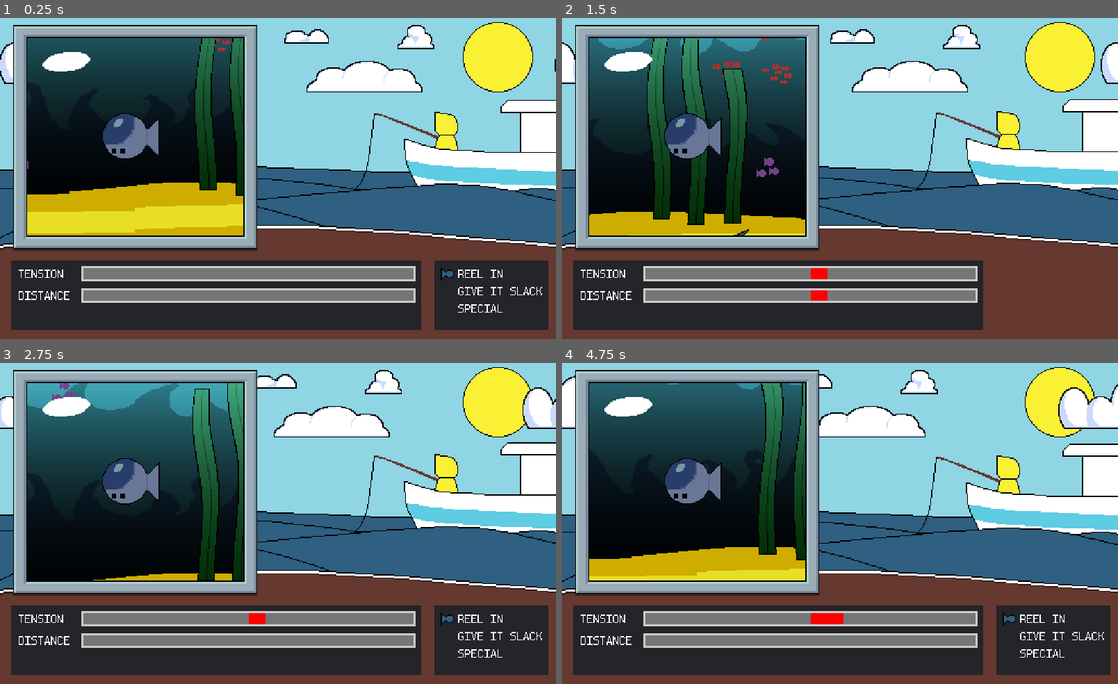
Above: before the commit, frames 1-4 (two rows, left to right).
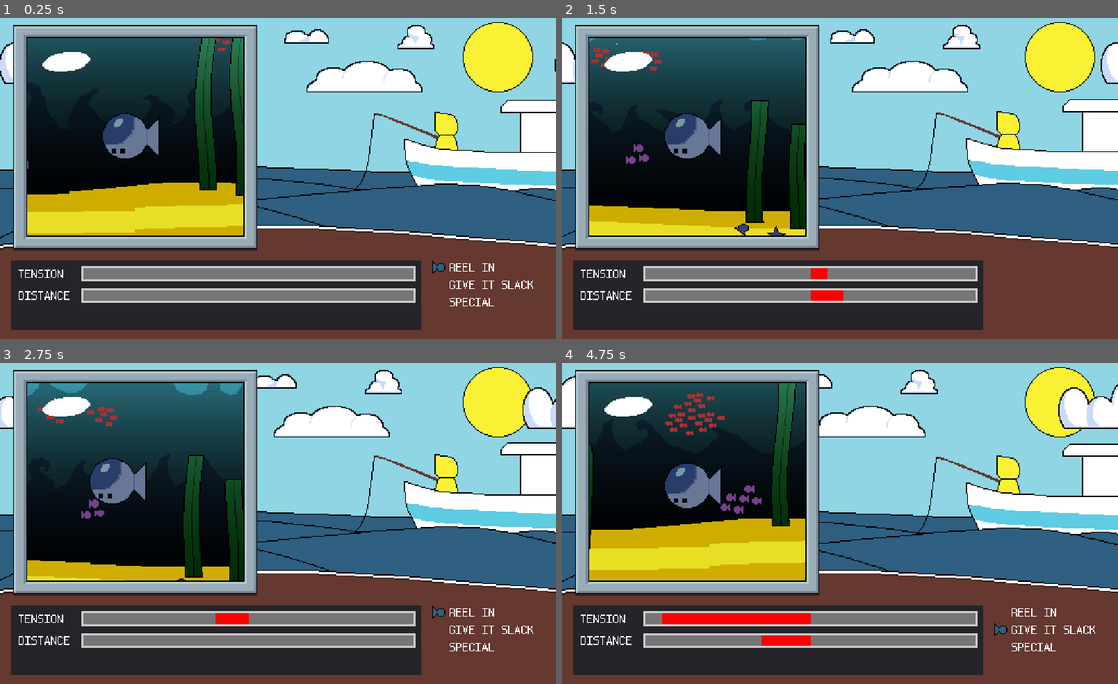
Above: after the commit, the same moments.

Repository: TateKennington/Battle-Fish-Saga
Game: Godot game, scene res://Battle.tscn
The game is run twice, just before and just after one commit, with the same random seed, the same clock (stepped at 60 frames per second) and the same inputs.
Inputs:
- Up to frame 1 (0.25 s): no input
- Up to frame 2 (1.5 s): tap Enter at 0.5 s; hold Up 0.53-1.28 s; tap Space at 0.6, 0.77, 1.07, 1.35 s; hold Down from 1.28 s (still down)
- Up to frame 3 (2.75 s): tap Space at 1.52, 1.82, 2.1 s; release Down at 2.03 s; hold Up from 2.03 s (still down)
- Up to frame 4 (4.75 s): tap Space at 2.85, 3.02, 3.32, 3.6, 3.77, 4.07, 4.35, 4.52 s; release Up at 3.53 s; hold Down from 3.53 s (still down)

The runs differ from the first frame. In frame 1, 4.4% of the frame differs, in the area x 77-99%, y 75-98%; in frame 2, 8.8%; in frame 3, 13%; in frame 4, 19%, in the area x 4-99%, y 6-98%.

Commit message:
Refactored menu into it's own component

Diff:
--- a/GUI/BattleGUI.gd
+++ b/GUI/BattleGUI.gd
@@ -7,16 +7,10 @@
 onready var tension_bar: TensionBar = $StatsPanel/Tension/TensionBar
 onready var distance_bar: TensionBar = $StatsPanel/Distance/DistanceBar
 
-const window_size = 3;
-
-var top = 0;
-var selected = 0;
 var moves_list;
 var current_menu;
 
 func change_menu(new_menu: String):
-	top = 0;
-	selected = 0;
 	current_menu = new_menu;
 	update_menu();
 
@@ -28,23 +22,10 @@
 	update_menu();
 
 func update_menu():
-	$MovesPanel.clear();
+	$Menu.clear();
 	for move in moves_list[current_menu]:
 		print(move)
-		$MovesPanel.add_move(move)
-	update_indicators();
-
-func update_indicators():
-	for i in range($MovesPanel/Items.get_child_count()):
-		$MovesPanel/Items.get_child(i).deactivate();
-		$MovesPanel/Items.get_child(i).visible = false;
-
-	for i in range(top, top+window_size):
-		if i >= $MovesPanel/Items.get_child_count():
-			break;
-		$MovesPanel/Items.get_child(i).visible = true;
-
-	$MovesPanel/Items.get_child(selected).activate();
+		$Menu.add_move(move)
 
 func set_tension(tension: float):
 	tension_bar.set_value(tension)
@@ -52,33 +33,20 @@
 func set_distance(distance: float):
 	distance_bar.set_value(distance)
 
-func _input(event):
-	if event is InputEventKey && event.is_pressed():
-		var key = event as InputEventKey;
-		if key.scancode == KEY_UP:
-			selected = selected - 1;
-		if key.scancode == KEY_DOWN:
-			selected = selected + 1;
-		if key.scancode == KEY_SPACE:
-			if moves_list[current_menu][selected] == "special":
-				change_menu("specials")
-				return;
-			if moves_list[current_menu][selected] == "back":
-				change_menu("basics")
-				return
-			deactivate();
-			emit_signal("choose_move", current_menu, selected);
-		selected = clamp(selected, 0, $MovesPanel/Items.get_child_count()-1)
-		if selected < top:
-			top = selected
-		if selected >= top + window_size:
-			top = selected - window_size + 1
-		update_indicators()
+func select_move(index: int):
+	if moves_list[current_menu][index] == "special":
+		change_menu("specials")
+		return;
+	if moves_list[current_menu][index] == "back":
+		change_menu("basics")
+		return
+	deactivate();
+	emit_signal("choose_move", current_menu, index);
 
 func activate():
 	set_process_input(true);
-	$MovesPanel.visible = true;
+	$Menu.visible = true;
 
 func deactivate():
 	set_process_input(false);
-	$MovesPanel.visible = false;
+	$Menu.visible = false;
--- a/GUI/BattleGUI.tscn
+++ b/GUI/BattleGUI.tscn
@@ -3,7 +3,7 @@
 [ext_resource path="res://GUI/Components/TensionBar/TensionBar.tscn" type="PackedScene" id=1]
 [ext_resource path="res://font.tres" type="BitmapFont" id=2]
 [ext_resource path="res://GUI/BattleGUI.gd" type="Script" id=3]
-[ext_resource path="res://GUI/MovesPanel.gd" type="Script" id=4]
+[ext_resource path="res://GUI/Components/Menu/Menu.tscn" type="PackedScene" id=4]
 [ext_resource path="res://GUI/Dashboard.png" type="Texture" id=5]
 
 [node name="BattleGUI" type="Control"]
@@ -80,27 +80,13 @@
 "_edit_use_anchors_": false
 }
 
-[node name="MovesPanel" type="Panel" parent="."]
-anchor_left = 0.785
+[node name="Menu" parent="." instance=ExtResource( 4 )]
+anchor_left = 0.777
 anchor_top = 1.0
 anchor_right = 1.0
 anchor_bottom = 1.0
-margin_left = -1.92001
+margin_left = 0.175995
 margin_top = -72.0
-margin_right = -7.0
+margin_right = -10.0
 margin_bottom = -8.0
-script = ExtResource( 4 )
-__meta__ = {
-"_edit_use_anchors_": false
-}
-
-[node name="Items" type="VBoxContainer" parent="MovesPanel"]
-anchor_right = 1.0
-anchor_bottom = 1.0
-margin_left = 6.0
-margin_top = 6.0
-margin_right = -5.0
-margin_bottom = -5.0
-__meta__ = {
-"_edit_use_anchors_": false
-}
+[connection signal="selected" from="Menu" to="." method="select_move"]
--- /dev/null
+++ b/GUI/Components/Menu/Menu.tscn
@@ -0,0 +1,12 @@
+[gd_scene load_steps=2 format=2]
+
+[ext_resource path="res://GUI/Menu.gd" type="Script" id=1]
+
+[node name="Menu" type="VBoxContainer"]
+margin_top = 124.0
+margin_right = 80.0
+margin_bottom = 152.0
+script = ExtResource( 1 )
+__meta__ = {
+"_edit_use_anchors_": false
+}
--- a/GUI/Components/MenuItem/MenuItem.tscn
+++ b/GUI/Components/MenuItem/MenuItem.tscn
@@ -3,7 +3,6 @@
 [ext_resource path="res://font.tres" type="BitmapFont" id=1]
 [ext_resource path="res://GUI/Components/MenuItem/Indicator.png" type="Texture" id=2]
 [ext_resource path="res://GUI/Components/MenuItem/MenuItem.gd" type="Script" id=3]
-
 
 [node name="MenuItem" type="HBoxContainer"]
 margin_right = 80.0
--- /dev/null
+++ b/GUI/Menu.gd
@@ -0,0 +1,44 @@
+extends VBoxContainer
+
+signal selected(index)
+
+onready var move_label = preload("res://GUI/Components/MenuItem/MenuItem.tscn");
+
+var active: int = 0;
+
+func _ready():
+	update_items();
+
+func _input(event):
+	if event is InputEventKey && event.is_pressed():
+		var key = event as InputEventKey;
+		if key.scancode == KEY_UP:
+			active = active - 1;
+		if key.scancode == KEY_DOWN:
+			active = active + 1;
+		if key.scancode == KEY_SPACE:
+			emit_signal("selected", active)
+		active = clamp(active, 0, get_child_count() - 1)
+		update_items()
+		print(active)
+
+func update_items():
+	var items: Array = get_children();
+	if items.empty():
+		return;
+	for item in items:
+		item.deactivate();
+	items[active].activate();
+
+func add_move(name:String, expand = false):
+	var new_label: MenuItem = move_label.instance();
+	add_child(new_label);
+	new_label.text = name;
+	new_label.expand = expand;
+	update_items();
+
+func clear():
+	active = 0
+	for item in get_children():
+		remove_child(item)
+		item.queue_free();
--- a/GUI/MovesPanel.gd
+++ /dev/null
@@ -1,14 +0,0 @@
-extends Panel
-
-onready var move_label = preload("res://GUI/Components/MenuItem/MenuItem.tscn");
-
-func add_move(name:String):
-	var new_label: MenuItem = move_label.instance();
-	$Items.add_child(new_label);
-	new_label.text = name;
-	new_label.expand = false;
-
-func clear():
-	for child in $Items.get_children():
-		$Items.remove_child(child)
-		child.queue_free();
